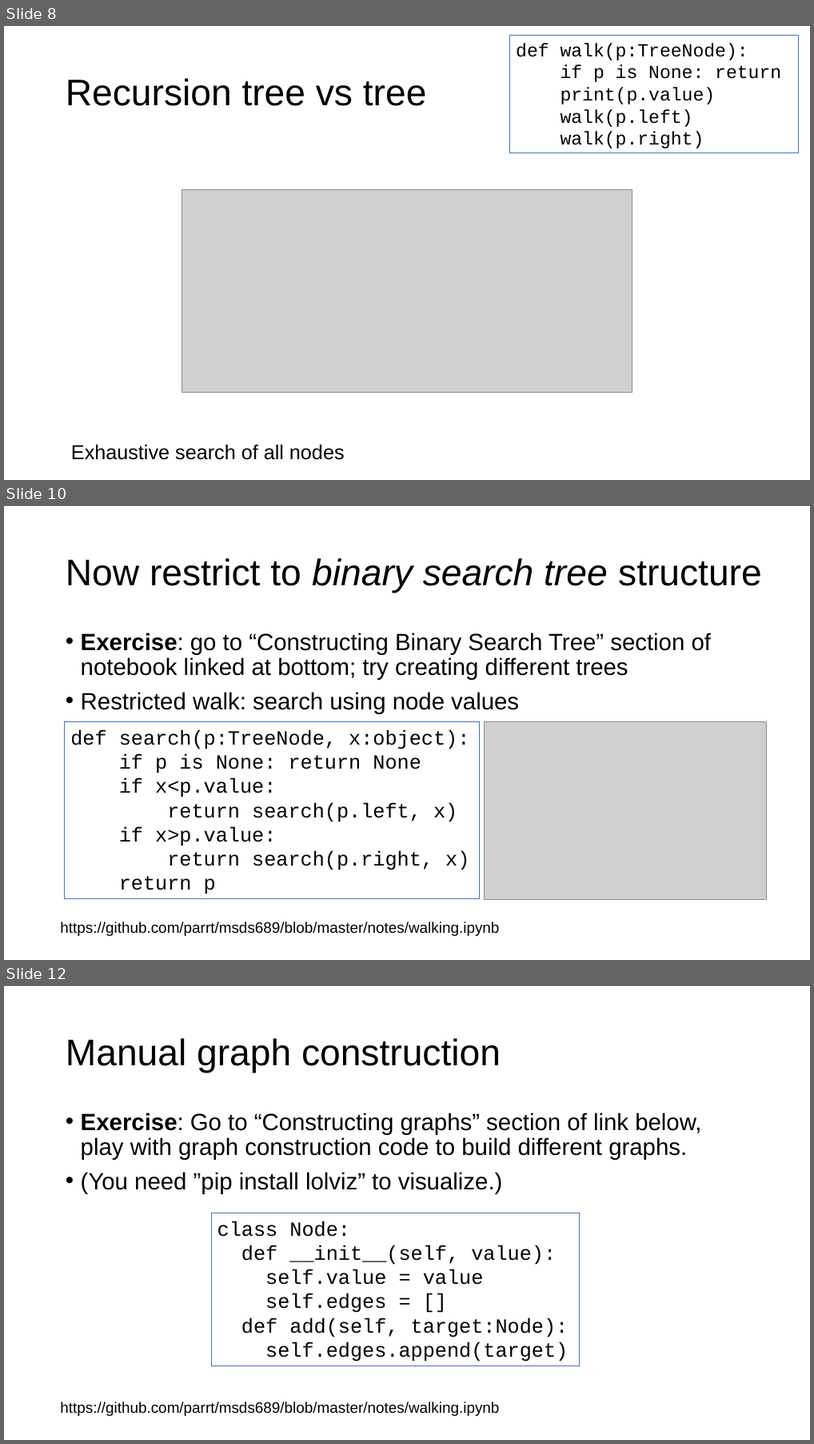
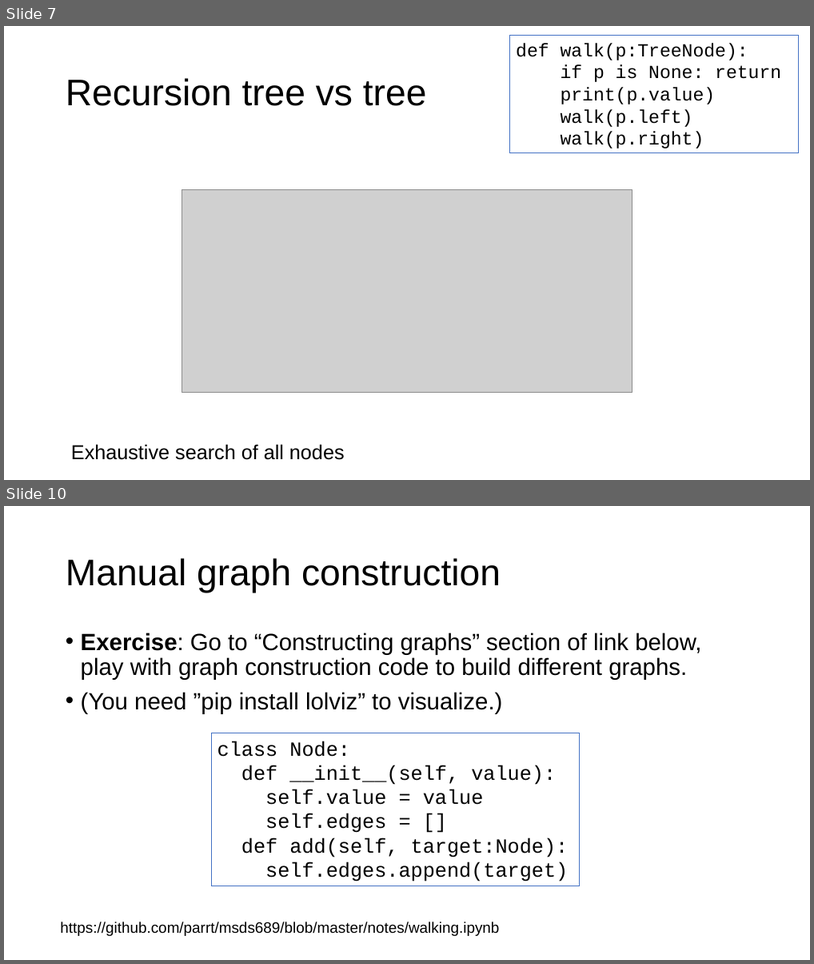
Before and after one commit to parrt/msds689, a slide deck: notes/walking-structures.pptx. Shown one above the other, each under a label of ours: slides 8, 10 and 12 before the commit, slides 7 and 10 after it; the slides between them are not shown. The pictures are 814x1444 and 814x964 pixels, drawn with LibreOffice and Linux fonts; fonts in the diff are those of the drawing; grey boxes stand for pictures; background and template pictures are left out. Boxes give left, top, right and bottom in pixels: in the first picture for what was removed or moved away, otherwise in the second. Text is boxed around its words. In the diff, an @@ line names an element or a change of style, - is before the commit and + after.

```diff
--- a/notes/walking-structures.pptx
+++ b/notes/walking-structures.pptx
@@ slide 10 removed at [4,506,810,960], background #FFFFFF @@
@@ title removed at [66,558,762,593] @@
-Now restrict to binary search tree structure
@@ text removed at [81,632,711,714] @@
-• Exercise: go to “Constructing Binary Search Tree” section of notebook linked at bottom; try creating different trees
-• Restricted walk: search using node values
@@ rectangle removed at [65,721,479,899] @@
-def search(p:TreeNode, x:object):
-if p is None: return None
-if x<p.value:
-return search(p.left, x)
-if x>p.value:
-return search(p.right, x)
-return p
@@ picture removed at [485,721,767,899] @@
@@ text removed at [60,921,499,936] @@
-https://github.com/parrt/msds689/blob/master/notes/walking.ipynb
@@ what was slide 8 is now slide 7 @@
@@ what was slide 12 is now slide 10 @@
```
Also in this commit, not shown: 5 slides changed, 1 other slide removed, 4 other files.
